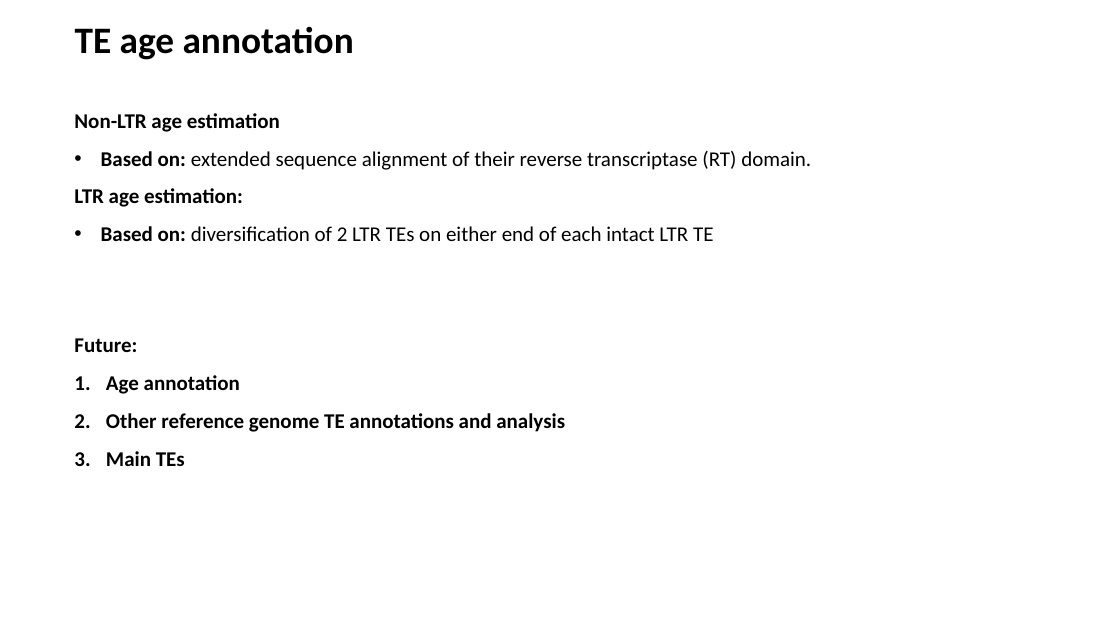
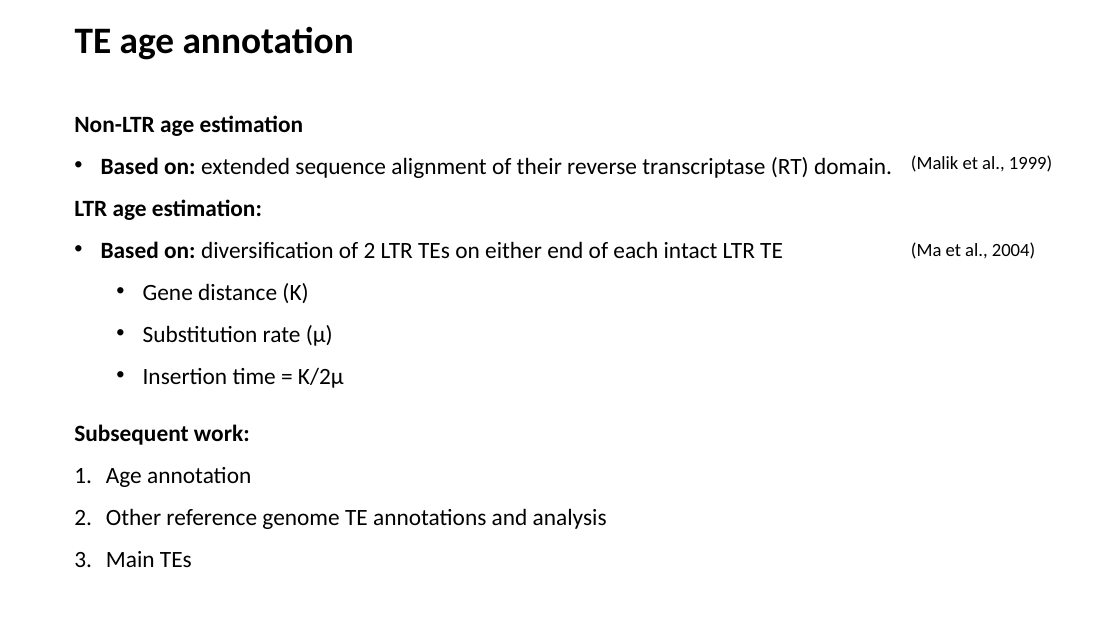
Before and after one commit to SirLearning/GeneticsNotes, a slide deck: slide 6 of undergraduate/Presentation.pptx. Drawn at 1120x630 pixels with LibreOffice and Linux fonts; fonts in the diff are those of the drawing. Boxes give left, top, right and bottom in pixels: in the first picture for what was removed or moved away, otherwise in the second. Text is boxed around its words. In the diff, an @@ line names an element or a change of style, - is before the commit and + after.

```diff
--- a/undergraduate/Presentation.pptx
+++ b/undergraduate/Presentation.pptx
@@ text at [74, 115, 892, 258]: size 18 to 20 pt in "Non-LTR age estimation", "Based on: extended sequence alignment of their ...", "LTR age estimation:", "Based on: diversification of 2 LTR TEs ..." @@
@@ text added at [911, 155, 1052, 172], 16 pt, text #000000 @@
+(Malik et al., 1999)
@@ text added at [911, 242, 1035, 259], 16 pt, text #000000 @@
+(Ma et al., 2004)
@@ text at [143, 283, 344, 388]: paragraphs added @@
+  • Gene distance (K)
+  • Substitution rate (μ)
+  • Insertion time = K/2μ
@@ text "Subsequent work:": place and size @@
-text "Subsequent work:" at [74, 338, 565, 466]
+text "Subsequent work:" at [74, 424, 607, 567]
@@ text at [74, 424, 250, 445]: text changed; size 18 to 20 pt @@
-Future:
+Subsequent work:
@@ text at [106, 467, 607, 567]: size 18 to 20 pt, bold off in "Age annotation", "Other reference genome TE annotations and analysis", "Main TEs" @@
```
Also in this commit, not shown: 1 other slide changed.
